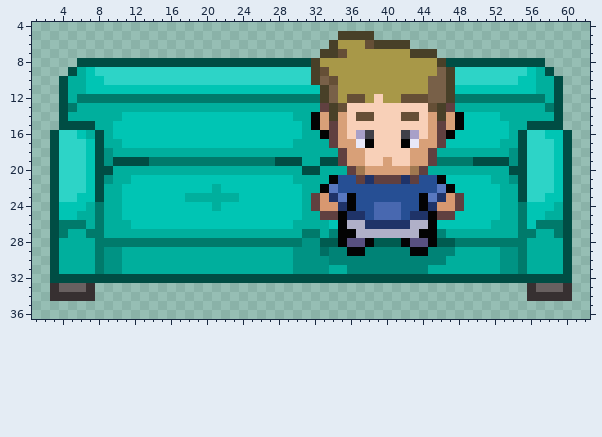
Two versions of one pixel-art sprite, Assets/Pieces/couch.png. Above is the file before it was changed.
The file is 64x48 pixels. Shown: x 1..62, y 4..36.
Once edited:
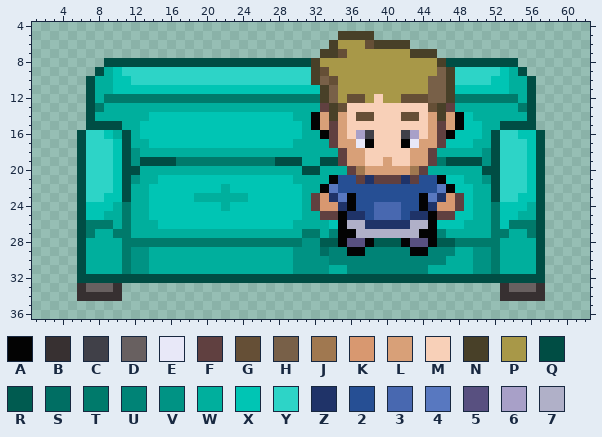
Palette (. is transparent): A #030303  B #373031  C #404048  D #686060  E #e8e8f8  F #604040  G #654f36  H #786048  J #a07850  K #d89870  L #d8a078  M #f8d0b8  N #484028  P #a89848  Q #004d44  R #005b50  S #006e63  T #007a6b  U #008376  V #009384  W #00af9d  X #00c5b4  Y #2dd4c7  Z #1f3368  2 #264f94  3 #4868b0  4 #5878c0  5 #585080  6 #a8a0c8  7 #b0b0c8
Commit: Slight couch adjustment.
The edit:
@@ x 1..62 @@
  7 ................................NNGPPPPPPPNNN.................
- 8 .....QQQQQQQQQQQQQQQQQQQQQQQQQQNPPPPPPPPPPPPPNQQQQQQQQQQQ.....
- 9 ....QWXYYYYYYYYYYYYYYYYYYYYYYYYNGPPPPPPPPPPPPHNYYYYYYYYXWQ....
-10 ...QWWXXYYYYYYYYYYYYYYYYYYYYYYYNHGPPPPPPPPPPHHNYYYYYYYXXWWQ...
-11 ...QWWXXXXXXXXXXXXXXXXXXXXXXXXXXNHPPPPPPPPPPHHNXXXXXXXXXWWQ...
-12 ...QWTTTTTTTTTTTTTTTTTTTTTTTTTTTNHPGGPMPPGGGHHNTTTTTTTTTTWQ...
-13 ...QTWWWWWWWWWWWWWWWWWWWWWWWWWWWFNGMMMMMMMMMGNFWWWWWWWWWWTQ...
-14 ...QWWWWWWXXXXXXXXXXXXXXXXXXXWWALNLMGGMMMGGMLNLAXXXXWWWWWWQ...
-15 ...QQQQWWXXXXXXXXXXXXXXXXXXXXXWALFLMMMMMMMMMLFLAXXXXXWWQQQQ...
-16 ..QYYXWQWXXXXXXXXXXXXXXXXXXXXXWWAFLM6CMMMC6MLFAXXXXXXWQYYXXQ..
-17 ..QYYYXQWWXXXXXXXXXXXXXXXXXXXWWWWFLLEAMMMAELLFXXXXXXWWQYYYXQ..
-18 ..QYYYXQVWWWWWWWWWWWWWWWWWWWWWWWWWFLLMMMMMLLFWWWWWWWWVQYYYXQ..
-19 ..QYYYXQVQQQQTTTTTTTTTTTTTTQQQWWQQFLLMMLMMLLFTTTTQQQQVQYYYXQ..
-20 ..QYYYXQQWWWWWWWWWWWWWWWWWWWWWQQWWWFJLLLLLJFWWWWWWWWWQQYYYXQ..
-21 ..QYYYXQVWWXXXXXXXXXXXXXXXXXXWWWWA22FZFFFZF22AXXXXXWWVQYYYXQ..
-22 ..QYYYXQWWXXXXXXXXXXWXXXXXXXXXWWA4222222222224AXXXXXWWQYYYXQ..
-23 ..QYYXXQWWXXXXXXXWWWWWWXXXXXXXWFKZ4A2222222A4ZKFXXXXWWQYYXXQ..
-24 ..QXXXWTWWXXXXXXXXXXWXXXXXXXXXWFKKZA2233322AZKKFXXXXWWTXXXWQ..
-25 ..QXXWWTWWXXXXXXXXXXXXXXXXXXXXWWFFAZZ23332ZZAFFXXXXXWWTXXWWQ..
-26 ..QTTTWTWWWXXXXXXXXXXXXXXXXXXWWWWXA77ZZZZZ77AXXXXXXWWWTXTTTQ..
-27 ..QTWWTTWWWWWWWWWWWWWWWWWWWWWWTTWUAA7777777AAUWWWWWWWWTTWWTQ..
-28 ..QWWWWTTTTTTTTTTTTTTTTTTTTTTTVVRRA55ARRRA55ARRTTTTTTTTWWWWQ..
-29 ..QWWWWTVVWWWWWWWWWWWWWWWWWWWVVVSUUAAUUUUUAAUUUWWWWWVVTWWWWQ..
-30 ..QWWWWTVVWWWWWWWWWWWWWWWWWWWVVVVUUUUUUUUUUUUUWWWWWWVVTWWWWQ..
-31 ..QWWWWTVVWWWWWWWWWWWWWWWWWWWVVVVWWUUUUUUUUUWWWWWWWWVVTWWWWQ..
-32 ..QQQQQQQQQQQQQQQQQQQQQQQQQQQQQQQQQQQQQQQQQQQQQQQQQQQQQQQQQQ..
-33 ..BDDDB................................................BDDDB..
-34 ..BBBBB................................................BBBBB..
+ 8 ........QQQQQQQQQQQQQQQQQQQQQQQNPPPPPPPPPPPPPNQQQQQQQQ........
+ 9 .......QWXYYYYYYYYYYYYYYYYYYYYYNGPPPPPPPPPPPPHNYYYYYXWQ.......
+10 ......QWWXXYYYYYYYYYYYYYYYYYYYYNHGPPPPPPPPPPHHNYYYYXXWWQ......
+11 ......QWWXXXXXXXXXXXXXXXXXXXXXXXNHPPPPPPPPPPHHNXXXXXXWWQ......
+12 ......QWTTTTTTTTTTTTTTTTTTTTTTTTNHPGGPMPPGGGHHNTTTTTTTWQ......
+13 ......QTWWWWWWWWWWWWWWWWWWWWWWWWFNGMMMMMMMMMGNFWWWWWWWTQ......
+14 ......QWWWWWWXXXXXXXXXXXXXXXXWWALNLMGGMMMGGMLNLAXWWWWWWQ......
+15 ......QQQQWWXXXXXXXXXXXXXXXXXXWALFLMMMMMMMMMLFLAXXWWQQQQ......
+16 .....QYYXWQWXXXXXXXXXXXXXXXXXXWWAFLM6CMMMC6MLFAXXXWQYYXXQ.....
+17 .....QYYYXQWWXXXXXXXXXXXXXXXXWWWWFLLEAMMMAELLFXXXWWQYYYXQ.....
+18 .....QYYYXQVWWWWWWWWWWWWWWWWWWWWWWFLLMMMMMLLFWWWWWVQYYYXQ.....
+19 .....QYYYXQVQQQQTTTTTTTTTTTQQQWWQQFLLMMLMMLLFTQQQQVQYYYXQ.....
+20 .....QYYYXQQWWWWWWWWWWWWWWWWWWQQWWWFJLLLLLJFWWWWWWQQYYYXQ.....
+21 .....QYYYXQVWWXXXXXXXXXXXXXXXWWWWA22FZFFFZF22AXXWWVQYYYXQ.....
+22 .....QYYYXQWWXXXXXXXXWXXXXXXXXWWA4222222222224AXXWWQYYYXQ.....
+23 .....QYYXXQWWXXXXXWWWWWWXXXXXXWFKZ4A2222222A4ZKFXWWQYYXXQ.....
+24 .....QXXXWTWWXXXXXXXXWXXXXXXXXWFKKZA2233322AZKKFXWWTXXXWQ.....
+25 .....QXXWWTWWXXXXXXXXXXXXXXXXXWWFFAZZ23332ZZAFFXXWWTXXWWQ.....
+26 .....QTTTWTWWWXXXXXXXXXXXXXXXWWWWXA77ZZZZZ77AXXXWWWTXTTTQ.....
+27 .....QTWWTTWWWWWWWWWWWWWWWWWWWTTWUAA7777777AAUWWWWWTTWWTQ.....
+28 .....QWWWWTTTTTTTTTTTTTTTTTTTTVVRRA55ARRRA55ARRTTTTTWWWWQ.....
+29 .....QWWWWTVVWWWWWWWWWWWWWWWWVVVSUUAAUUUUUAAUUUWWVVTWWWWQ.....
+30 .....QWWWWTVVWWWWWWWWWWWWWWWWVVVVUUUUUUUUUUUUUWWWVVTWWWWQ.....
+31 .....QWWWWTVVWWWWWWWWWWWWWWWWVVVVWWUUUUUUUUUWWWWWVVTWWWWQ.....
+32 .....QQQQQQQQQQQQQQQQQQQQQQQQQQQQQQQQQQQQQQQQQQQQQQQQQQQQ.....
+33 .....BDDDB..........................................BDDDB.....
+34 .....BBBBB..........................................BBBBB.....
 35 ..............................................................
